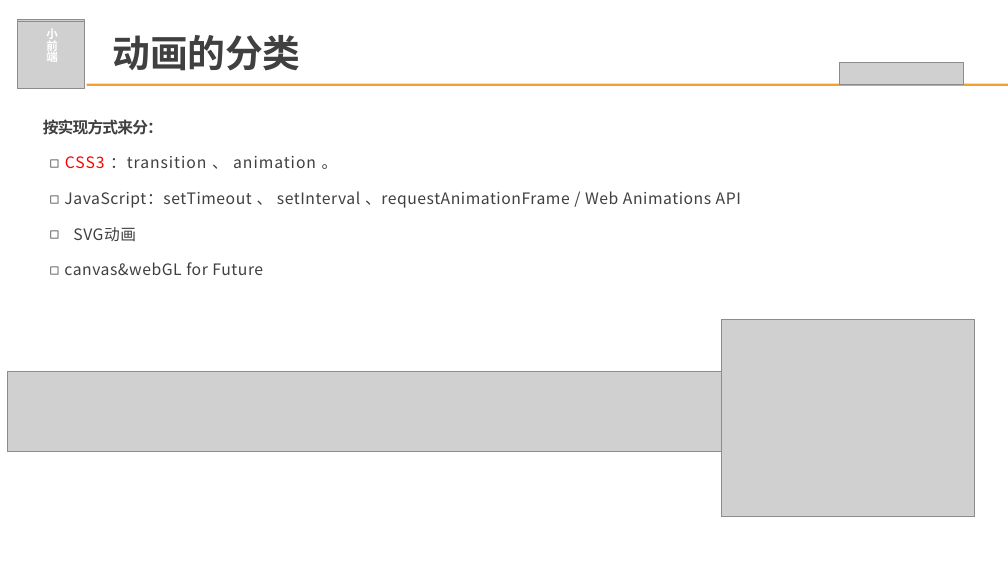
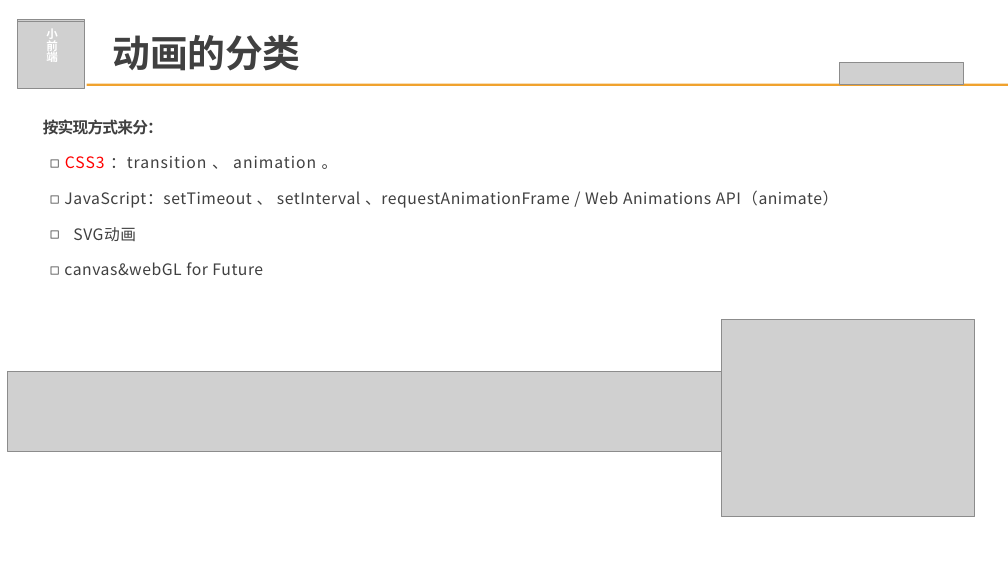
Before and after one commit to beatEmo/css-technology-demystified, a slide deck: slide 4 of web动画.pptx. Drawn at 1008x567 pixels with LibreOffice and Linux fonts; fonts in the diff are those of the drawing; grey boxes stand for pictures; background and template pictures are left out. Boxes give left, top, right and bottom in pixels: in the first picture for what was removed or moved away, otherwise in the second. Text is boxed around its words. In the diff, an @@ line names an element or a change of style, - is before the commit and + after.

```diff
--- a/web动画.pptx
+++ b/web动画.pptx
@@ text at <box>64,156,338,275</box>: line spacing 18.5pt to 18.6pt @@
@@ text at <box>64,190,839,208</box>: text changed @@
-◻ JavaScript：setTimeout 、 setInterval 、requestAnimationFrame / Web Animations API
+◻ JavaScript：setTimeout 、 setInterval 、requestAnimationFrame / Web Animations API（animate）
```
Also in this commit, not shown: 3 other slides changed, 1 slide added, 2 slides removed, 21 other files.
